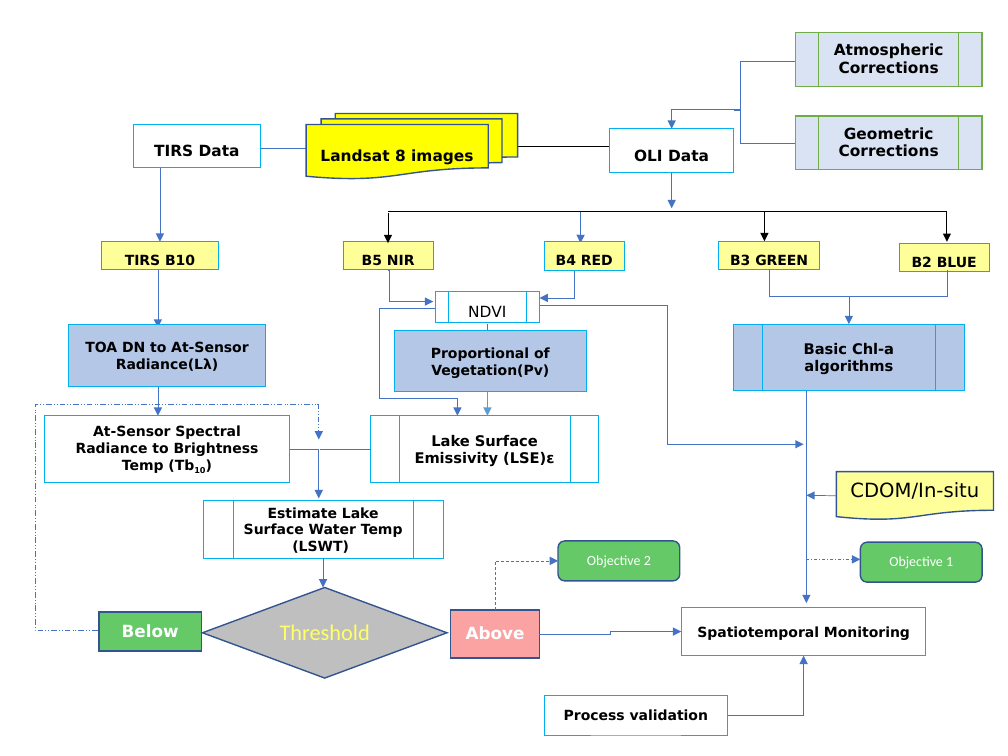
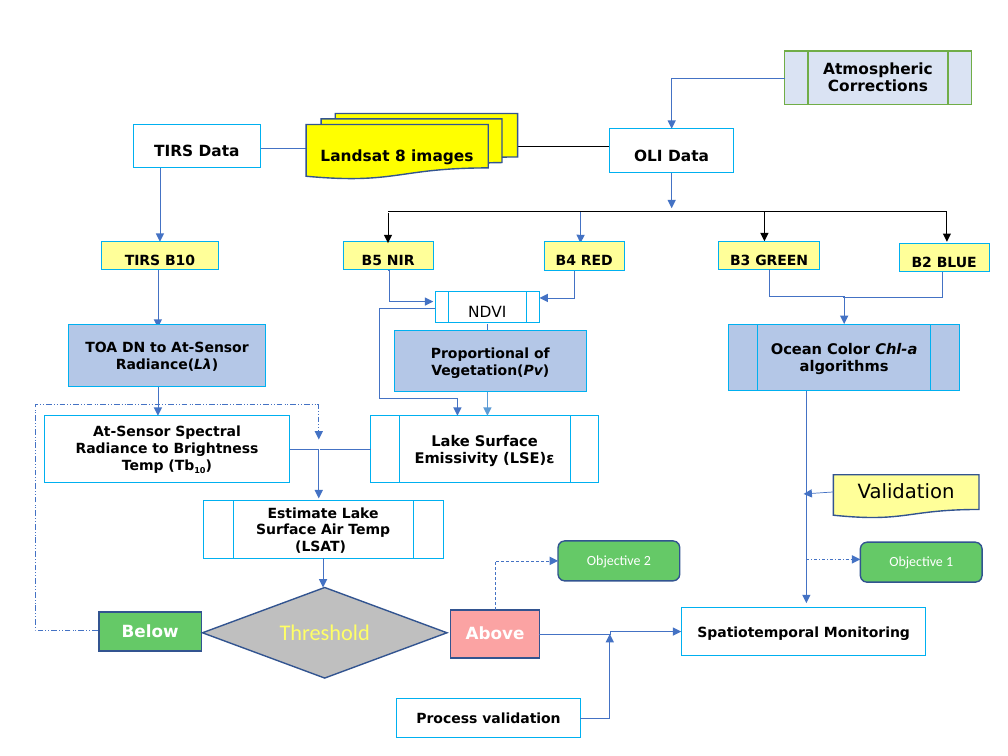
Before and after one commit to OkomoJacob/FinalYearProject, a slide deck: slide 8 of Dr. E Nduati, Superviser/Submissions/ENC222-0149_2017_OKOMO_JACOB_OKELLO_V3.pptx. Drawn at 1008x756 pixels with LibreOffice and Linux fonts; fonts in the diff are those of the drawing. Boxes give left, top, right and bottom in pixels: in the first picture for what was removed or moved away, otherwise in the second. Text is boxed around its words. In the diff, an @@ line names an element or a change of style, - is before the commit and + after.

```diff
--- a/Dr. E Nduati, Superviser/Submissions/ENC222-0149_2017_OKOMO_JACOB_OKELLO_V3.pptx
+++ b/Dr. E Nduati, Superviser/Submissions/ENC222-0149_2017_OKOMO_JACOB_OKELLO_V3.pptx
@@ flow chart predefined process "Atmospheric Corrections": place and size @@
-flow chart predefined process "Atmospheric Corrections" at bbox=[795, 32, 982, 86]
+flow chart predefined process "Atmospheric Corrections" at bbox=[784, 51, 971, 105]
@@ elbow arrow moved from (795, 143) - (671, 129) to (784, 78) - (671, 129) @@
@@ elbow line removed from (795, 60) to (734, 110) @@
@@ flow chart predefined process removed at bbox=[795, 116, 982, 169] @@
-Geometric Corrections
@@ elbow arrow moved from (769, 269) - (849, 325) to (769, 269) - (844, 325) @@
@@ elbow line moved from (947, 270) - (848, 296) to (942, 271) - (844, 297) @@
@@ elbow arrow removed from (530, 305) to (803, 445) @@
@@ flow chart predefined process "Ocean Color Chl-a algorithms": place and size @@
-flow chart predefined process "Ocean Color Chl-a algorithms" at bbox=[734, 325, 965, 390]
+flow chart predefined process "Ocean Color Chl-a algorithms" at bbox=[729, 325, 960, 390]
@@ text in flow chart predefined process at bbox=[771, 343, 917, 374]: text changed @@
-Basic Chl-a algorithms
+Ocean Color Chl-a algorithms
@@ flow chart document "Validation": place and size @@
-flow chart document "Validation" at bbox=[837, 472, 994, 520]
+flow chart document "Validation" at bbox=[834, 475, 980, 518]
@@ text in flow chart predefined process at bbox=[256, 507, 390, 553]: text changed @@
-Estimate Lake Surface Water Temp (LSWT)
+Estimate Lake Surface Air Temp (LSAT)
@@ arrow moved from (837, 496) - (806, 495) to (834, 492) - (803, 494) @@
@@ text in flow chart document at bbox=[858, 483, 955, 499]: text changed @@
-CDOM/In-situ
+Validation
@@ elbow arrow moved from (728, 716) - (803, 656) to (581, 718) - (610, 634) @@
@@ rectangle "Process validation": place and size @@
-rectangle "Process validation" at bbox=[544, 696, 728, 735]
+rectangle "Process validation" at bbox=[397, 699, 581, 738]
```
Also in this commit, not shown: 1 other slide changed, 17 other files.
